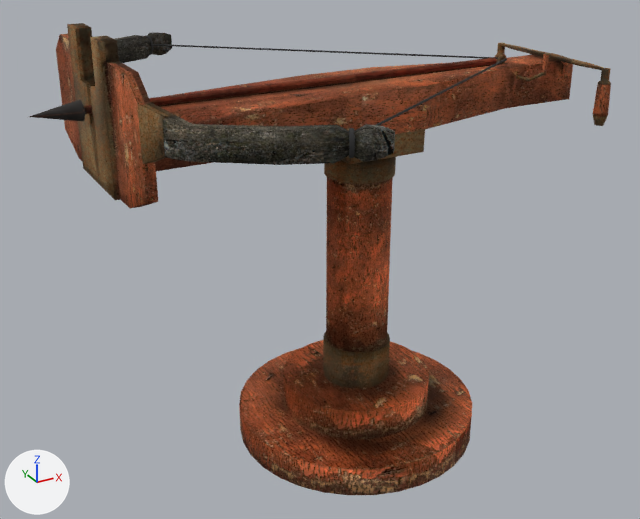
Renders of the FBX model Neverland/Assets/3D Models/Castillo/crossbow_2.fbx from each side of a commit.
Rendered twice from a camera (50 mm lens) standing at (-3.64, -5.37, 4.25) and looking at (-0.69, 0.0, 1.56). Arrows for +X, +Y and +Z are at lower left; the lights stay in place. Where no turn or scale is listed for an object, it has been applied to the vertices.

In view in the first picture: 'Base', 'Strings', 'arrow', 'crossbow'.
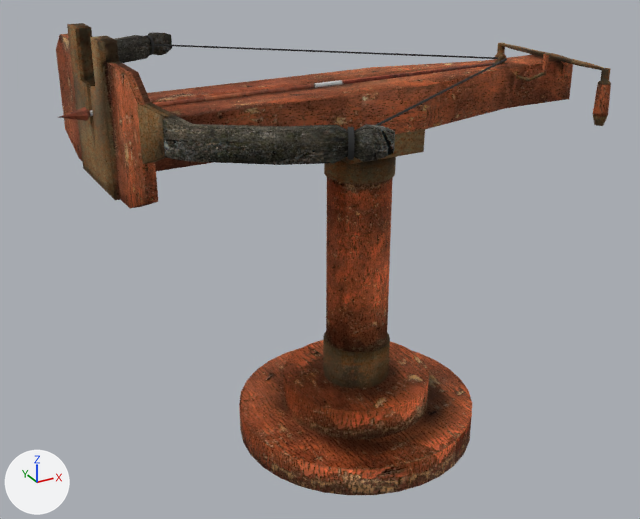
Edits to the bpy script that builds the scene:
```text
Add mat_material_001:
    mat_material_001 = principled_material('Material.001')
    mat_material_001.texture = img_arrow_tex_png
    mat_material_001.roughness = 0.9
Change me_cube_001:
    where me_cube_001.from_pydata(...)  # 566 vertices, 546 faces; spans x -2.29..1.5, y -1.7..1.7, z -0.32..0.64
    used by ob_crossbow; location = (0.0, 0.0, 2.724)
    me_cube_001 part 1
    me_cube_001.vertices[16].co: (-2.19, 0.36, 0.07) -> (-2.19, 0.36, 0.16)
    me_cube_001 part 2
    me_cube_001.vertices[18].co: (-2.19, -0.36, 0.07) -> (-2.19, -0.36, 0.16)
Add me_circle_001:
    me_circle_001.from_pydata(...)  # 33 vertices, 33 faces; spans x -1.34..2.0, y -0.04..0.04, z -0.04..0.04
    me_circle_001.materials.append(mat_material_001)  # picture img_arrow_tex_png
Remove ob_arrow:
    ob_arrow = bpy.data.objects.new('arrow', me_cylinder_003)
    ob_arrow.location = (0.371, 0.0, 2.906)
Add ob_circle:
    ob_circle = bpy.data.objects.new('Circle', me_circle_001)
    ob_circle.location = (-1.157, 0.003, 2.882)
```

Where the change shows, as pixel boxes (x1, y1, x2, y2) in the pictures (640 x 519 px; the box of a moved part takes in the faces that stretch with it):
'arrow', deleted (brown)
    before: (29, 57, 497, 121)
'Circle', added (brown)
    after: (58, 62, 495, 121)
part 1 of me_cube_001, moved or reshaped
    before: (162, 76, 308, 97)
    after: (147, 76, 312, 100)
part 2 of me_cube_001, moved or reshaped
    both: (169, 90, 350, 126)
